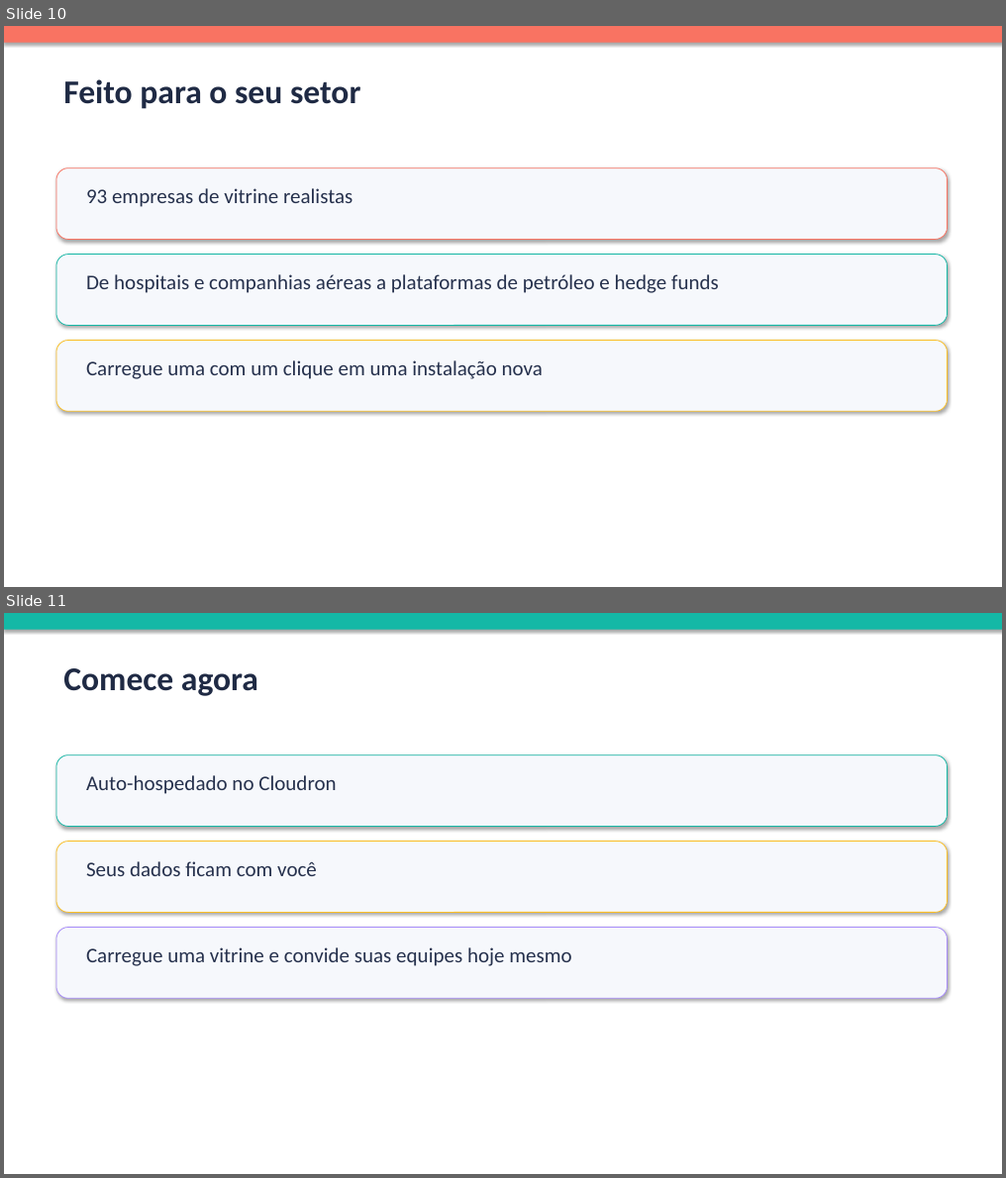
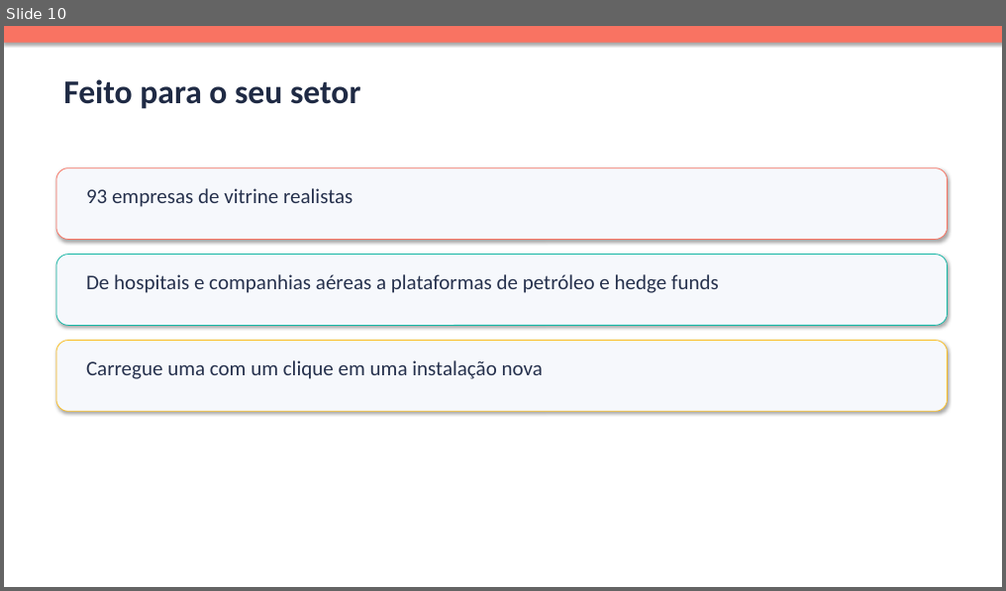
Before and after one commit to partoneoftwo/marketing-material, a slide deck: spacerisk/materials/pt-br/spacerisk-sales-deck.pptx. Shown one above the other, each under a label of ours: slides 10 and 11 before the commit, slide 10 after it. The pictures are 1006x1178 and 1006x591 pixels, drawn with LibreOffice and Linux fonts; fonts in the diff are those of the drawing. Boxes give left, top, right and bottom in pixels: in the first picture for what was removed or moved away, otherwise in the second. Text is boxed around its words. In the diff, an @@ line names an element or a change of style, - is before the commit and + after.

```diff
--- a/spacerisk/materials/pt-br/spacerisk-sales-deck.pptx
+++ b/spacerisk/materials/pt-br/spacerisk-sales-deck.pptx
@@ slide 11 removed at [4, 613, 1002, 1174], background #FFFFFF @@
@@ rectangle removed at [4, 613, 1002, 630] @@
@@ text removed at [63, 668, 258, 696] @@
-Comece agora
@@ rounded rectangle removed at [56, 756, 947, 827] @@
@@ text removed at [86, 775, 336, 794] @@
-Auto-hospedado no Cloudron
@@ rounded rectangle removed at [56, 842, 947, 912] @@
@@ text removed at [86, 861, 317, 876] @@
-Seus dados ficam com você
@@ rounded rectangle removed at [56, 928, 947, 998] @@
@@ text removed at [86, 948, 571, 966] @@
-Carregue uma vitrine e convide suas equipes hoje mesmo
```
Also in this commit, not shown: 1 slide added, 54 other files.
